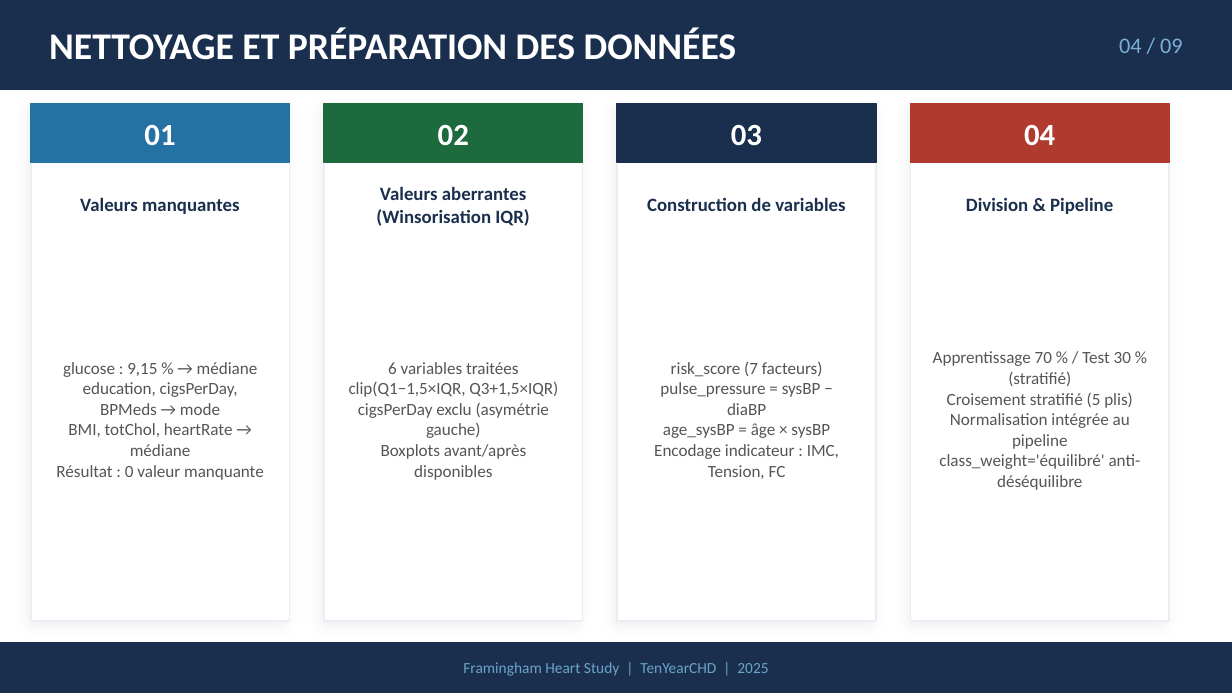
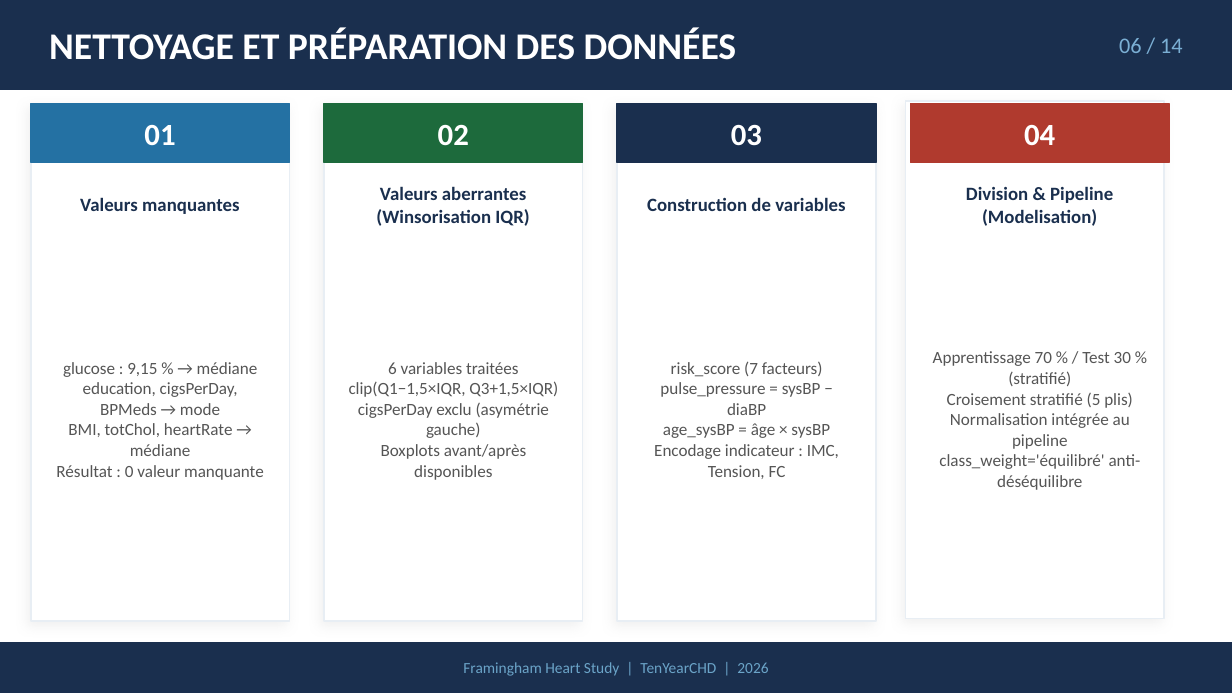
Before and after one commit to daril-dielh/Maladie-Coronarienne-10-ans, a slide deck: slide 6 of presentation/presentation.pptx. Drawn at 1232x693 pixels with LibreOffice and Linux fonts; fonts in the diff are those of the drawing. Boxes give left, top, right and bottom in pixels: in the first picture for what was removed or moved away, otherwise in the second. Text is boxed around its words. In the diff, an @@ line names an element or a change of style, - is before the commit and + after.

```diff
--- a/presentation/presentation.pptx
+++ b/presentation/presentation.pptx
@@ text at [1119, 38, 1183, 53]: text changed @@
-04 / 09
+06 / 14
@@ rectangle: place and size @@
-rectangle at [910, 103, 1169, 621]
+rectangle at [906, 101, 1164, 618]
@@ text at [982, 209, 1097, 226]: paragraph added @@
+(Modelisation)
@@ text at [463, 662, 768, 676]: text changed @@
-Framingham Heart Study | TenYearCHD | 2025
+Framingham Heart Study | TenYearCHD | 2026
```
Also in this commit, not shown: 13 other slides changed, 12 other files.
